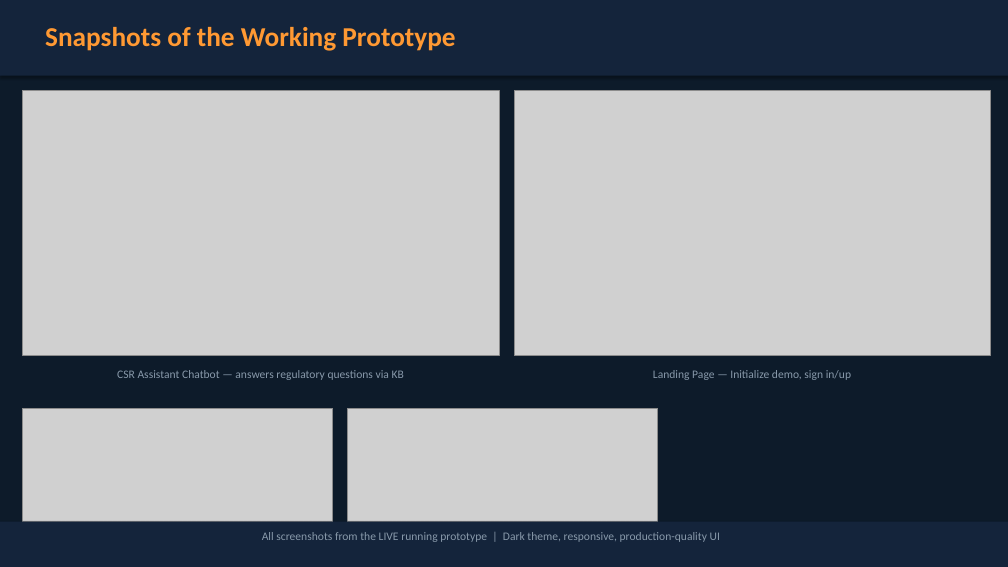
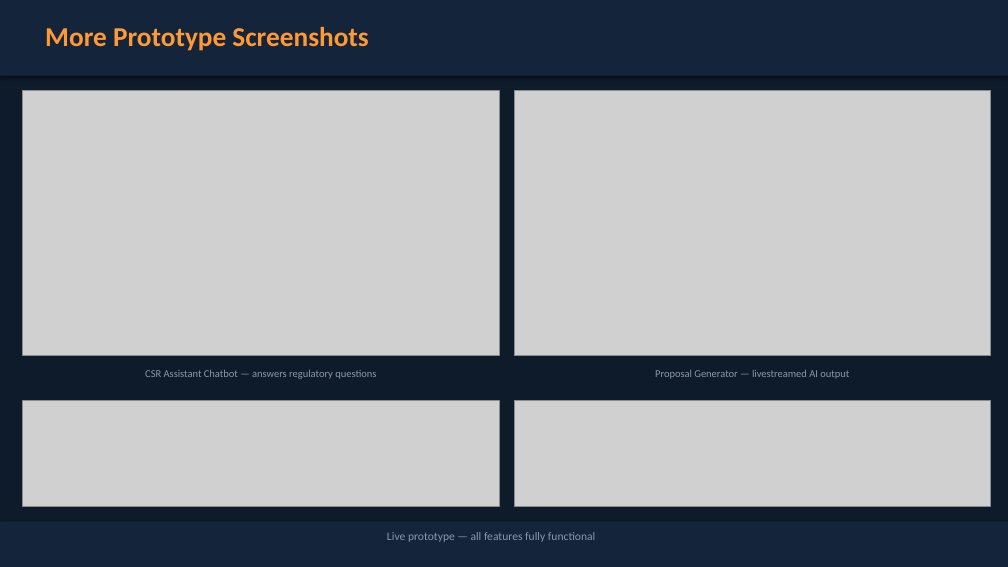
Before and after one commit to Sid-V5/NidhiAi, a slide deck: slide 10 of NidhiAI_Prototype_Submission.pptx. Drawn at 1008x567 pixels with LibreOffice and Linux fonts; fonts in the diff are those of the drawing; grey boxes stand for pictures. Boxes give left, top, right and bottom in pixels: in the first picture for what was removed or moved away, otherwise in the second. Text is boxed around its words. In the diff, an @@ line names an element or a change of style, - is before the commit and + after.

```diff
--- a/NidhiAI_Prototype_Submission.pptx
+++ b/NidhiAI_Prototype_Submission.pptx
@@ text at bbox=[45, 27, 368, 51]: text changed @@
-Snapshots of the Working Prototype
+More Prototype Screenshots
@@ text at bbox=[145, 370, 376, 379]: text changed; size 11 to 10 pt @@
-CSR Assistant Chatbot — answers regulatory questions via KB
+CSR Assistant Chatbot — answers regulatory questions
@@ text at bbox=[655, 370, 849, 379]: text changed; size 11 to 10 pt @@
-Landing Page — Initialize demo, sign in/up
+Proposal Generator — livestreamed AI output
@@ picture: place and size @@
-picture at bbox=[23, 408, 333, 522]
+picture at bbox=[23, 401, 499, 507]
@@ picture removed at bbox=[348, 408, 658, 522] @@
@@ picture added at bbox=[514, 401, 991, 507] @@
@@ text at bbox=[387, 532, 595, 542]: text changed @@
-All screenshots from the LIVE running prototype | Dark theme, responsive, production-quality UI
+Live prototype — all features fully functional
```
Also in this commit, not shown: 13 other slides changed, 10 other files.
